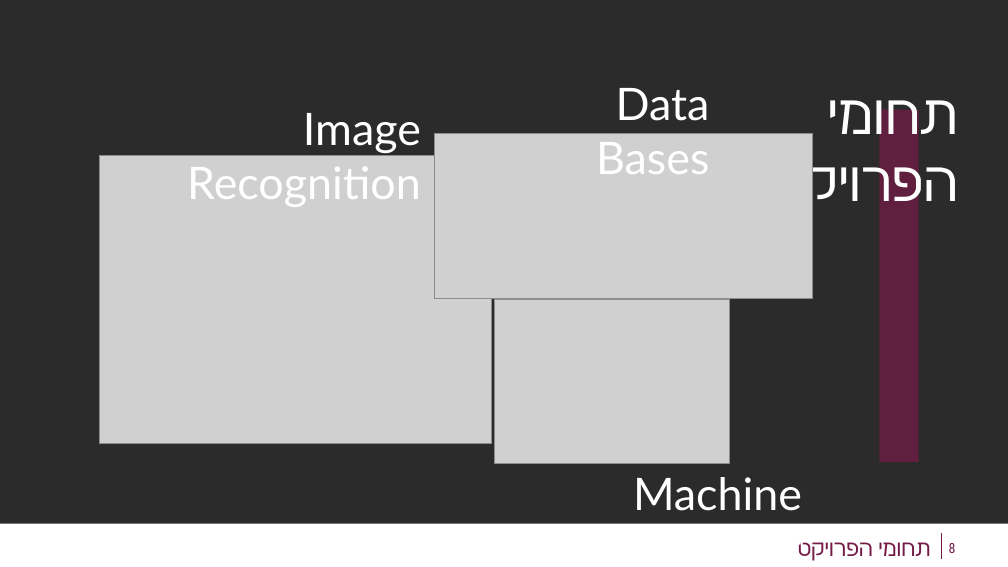
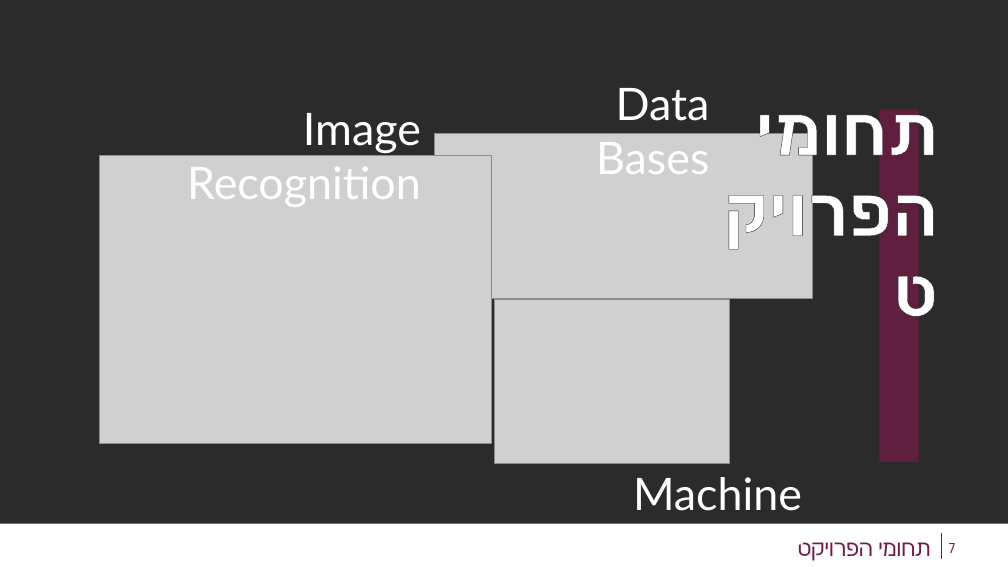
Before and after one commit to Effi-S/Image-Organizer, a slide deck: slide 7 of מצגת עדכנית.pptx (slide 8 before the commit). Drawn at 1008x567 pixels with LibreOffice and Linux fonts; fonts in the diff are those of the drawing; grey boxes stand for pictures; background and template pictures are left out; a plain dark background stands for a picture behind light text. Boxes give left, top, right and bottom in pixels: in the first picture for what was removed or moved away, otherwise in the second. Text is boxed around its words. In the diff, an @@ line names an element or a change of style, - is before the commit and + after.

```diff
--- a/מצגת עדכנית.pptx
+++ b/מצגת עדכנית.pptx
@@ title "תחומי הפרויקט": place and size @@
-title "תחומי הפרויקט" at <box>770,100,958,216</box>
+title "תחומי הפרויקט" at <box>755,103,938,561</box>
@@ title "תחומי הפרויקט" at <box>755,103,938,561</box>: size 40 to 48 pt, letter outline none to #212121 0.52 pt, bold on @@
@@ page number at <box>949,543,956,553</box>: text changed @@
-8
+7
```
Also in this commit, not shown: 8 other slides changed, 1 slide removed.
